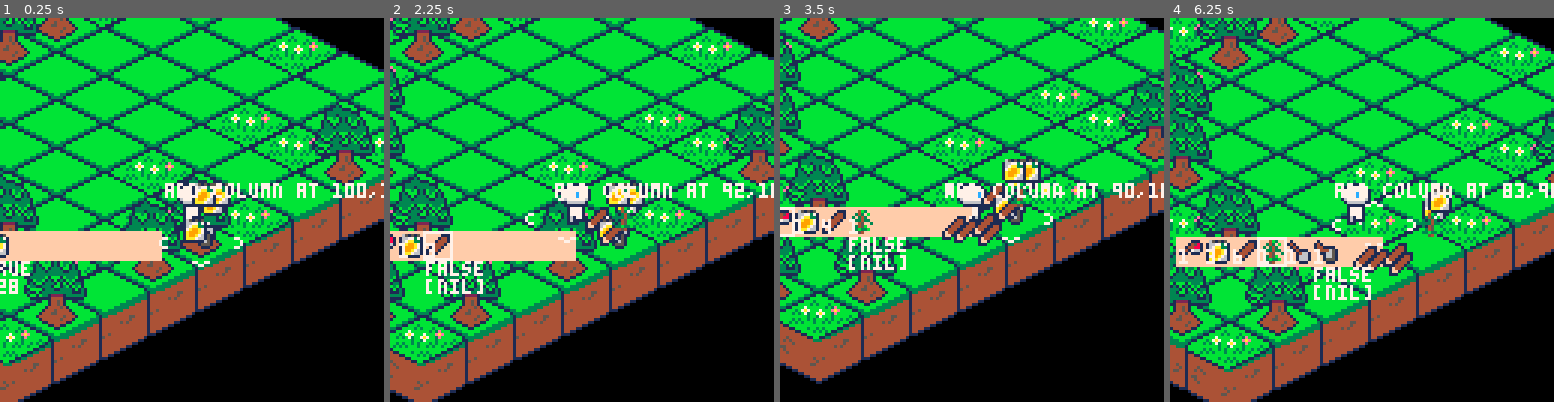
Above: before the commit, frames 1-4 (left to right).
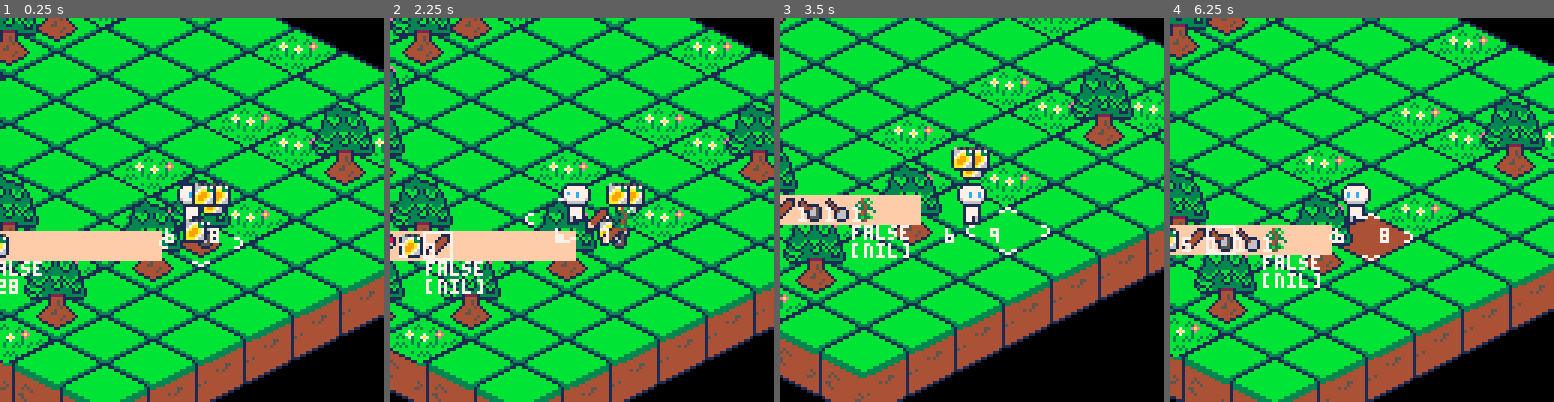
Above: after the commit, the same moments.

Repository: alainpuron/pico-8
Game: PICO-8 cartridge isometric.p8
Two runs of this game, one before a commit and one after it. Both use one fixed random seed, a clock stepped at 60 frames per second and the inputs below.
Inputs:
- Up to frame 1 (0.25 s): no input
- Up to frame 2 (2.25 s): tap O (Z key) at 0.33, 0.7, 1.43, 2.22 s; tap X (X key) at 1.07, 2.07 s; hold Left from 1.97 s (still down)
- Up to frame 3 (3.5 s): release Left at 2.37 s; tap X (X key) every 0.33 s from 2.4 to 3.4 s; hold Down 2.42-2.82 s; hold Right from 2.87 s (still down); tap O (Z key) at 3.1 s
- Up to frame 4 (6.25 s): release Right at 3.53 s; hold Up 3.58-4.08 s; tap X (X key) every 0.33 s from 3.73 to 6.07 s; tap O (Z key) at 3.98, 4.87, 5.75 s; hold Right 4.13-4.53 s; hold Down 4.58-5.08 s; hold Left 5.13-5.8 s; hold Up 5.85-6.18 s; hold Left from 6.23 s (still down)

The runs differ from the first frame. In frame 1, 29% of the frame differs, in the area x 0-100%, y 41-100%; in frame 2, 27%; in frame 3, 59%; in frame 4, 62%, in the area x 0-100%, y 0-100%.

Commit message:
Add files via upload
Worked on new terrain generation

Diff:
--- a/isometric.p8
+++ b/isometric.p8
@@ -30,7 +30,7 @@
 select_inv()
 obj_pickup(plr,inv)
 crop_update()
-check_margin(plr)
+--check_margin(plr)
 end
 
 
@@ -46,8 +46,7 @@
 
 	obj_draw(objects)
 	is_tile(0,plr.x,plr.y)
-
- print(debug_msg, plr.x, plr.y, 7) -- white text at bottom
+check_margin(plr)
 
 end
 -->8
@@ -224,25 +223,70 @@
 
 function check_margin(plr)
 
-	if plr.y >	#map_data - 2 then
-		add_row()
-	end
-
-	if plr.y > #map_data[1] then
-		add_column()
-	end
-
-end
-
-debug_msg = ""
-
-function add_column()
- debug_msg = "add column at "..plr.x..","..plr.y
-end
-
-function add_row()
- debug_msg = "add row at "..plr.x..","..plr.y
-end
+	-- get the map_data location
+	-- when the player is approaching
+	-- the end of the terrain, new is generated
+	 local tx, ty = get_tile_pos(plr.x, plr.y)
+			local layers = {tree_layer, flower_layer}
+
+		print(tx,plr.x+15,plr.y+15,7)
+		print(ty,plr.x,plr.y+15,7)
+
+		if tx == #map_data[1] then
+			print('❎❎❎')
+
+		for y=1,#map_data do
+			for x=1,2 do
+				add(map_data[y],8)
+			end
+		end
+
+		end
+
+		if ty == #map_data then
+    print('🅾️🅾️🅾️')
+
+    -- create a new row for base map
+    local new_row = {}
+
+    for x=1,#map_data[1] do
+
+     add(new_row, 8)  -- fill with grass or whatever
+
+    end
+
+    add(map_data, new_row)
+
+    -- make tree layer row (same width, but nil)
+    local tree_row = {}
+				local flower_row = {}
+
+    for x=1,#map_data[1] do
+
+      add(tree_row, nil)
+      add(flower_row, nil)
+
+    end
+
+    add(tree_layer, tree_row)
+    add(flower_layer, flower_row)
+				local layers = {tree_layer, flower_layer}
+
+				local last_y = #map_data
+
+    -- tree generation
+    generate_overlay(tiles.grass, tiles.tree, tree_layer, "rare", layers)
+    -- flower generation
+    generate_overlay(tiles.grass, tiles.flower, flower_layer, "rare", layers)
+
+
+
+		end -- if(2)
+
+
+end
+
+
 
 -->8
 -- player --
@@ -881,9 +925,6 @@
 00345b00000000000000000000000000000000000000000000000000000000000000000000000000000000000000000000000000000000000000000000000000
 033b33b0000000000000000000000000000000000000000000000000000000000000000000000000000000000000000000000000000000000000000000000000
 00054000000000000000000000000000000000000000000000000000000000000000000000000000000000000000000000000000000000000000000000000000
-__gff__
-0000000000000000000000000000000000000000000000000000000000000000000000000000000000000000000000000000000000000000000000000000000000000000000000000000000000000000000000000000000000000000000000000000000000000000000000000000000000000000000000000000000000000000
-0101010100000000000000000000000001010101000000000000000000000000010101010000000000000000000000000101010100000000000000000000000000000000000000000000000000000000000000000000000000000000000000000000000000000000000000000000000000000000000000000000000000000000
 __map__
 00000000000000000c0000000000000000000000000000000000000000000000000000000000000000000000000000000000000000000000000000000000000000000000000000000000000000000000000000000000000000000000000000000000000000000000000000000000000000000000000000000000000000000000
 00000000000000000c0000000000000000000000000000000000000000000000000000000000000000000000000000000000000000000000000000000000000000000000000000000000000000000000000000000000000000000000000000000000000000000000000000000000000000000000000000000000000000000000
